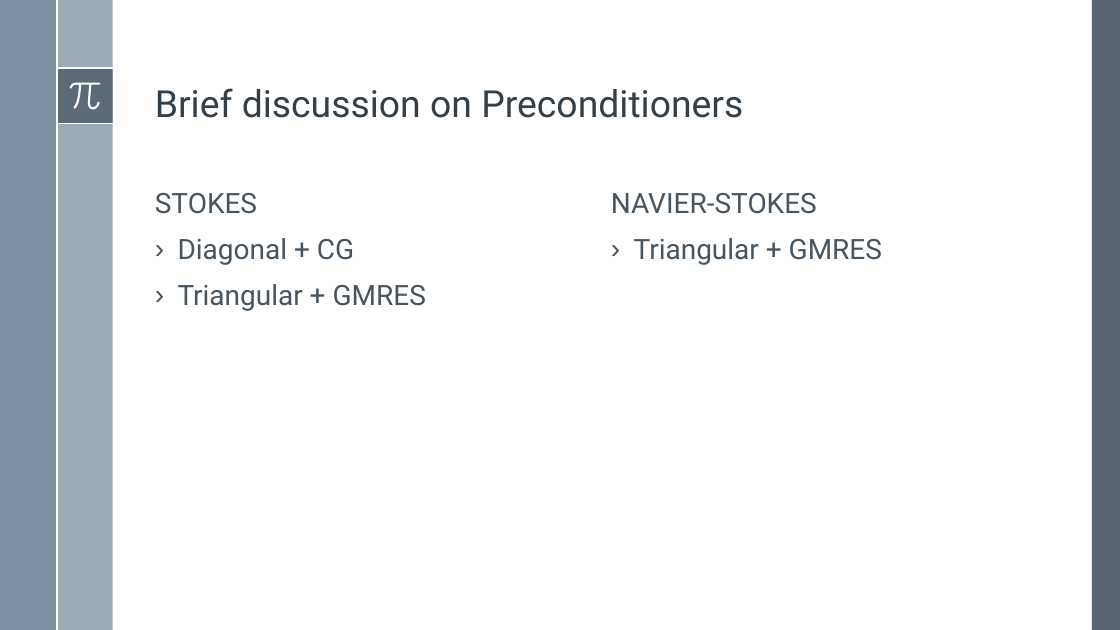
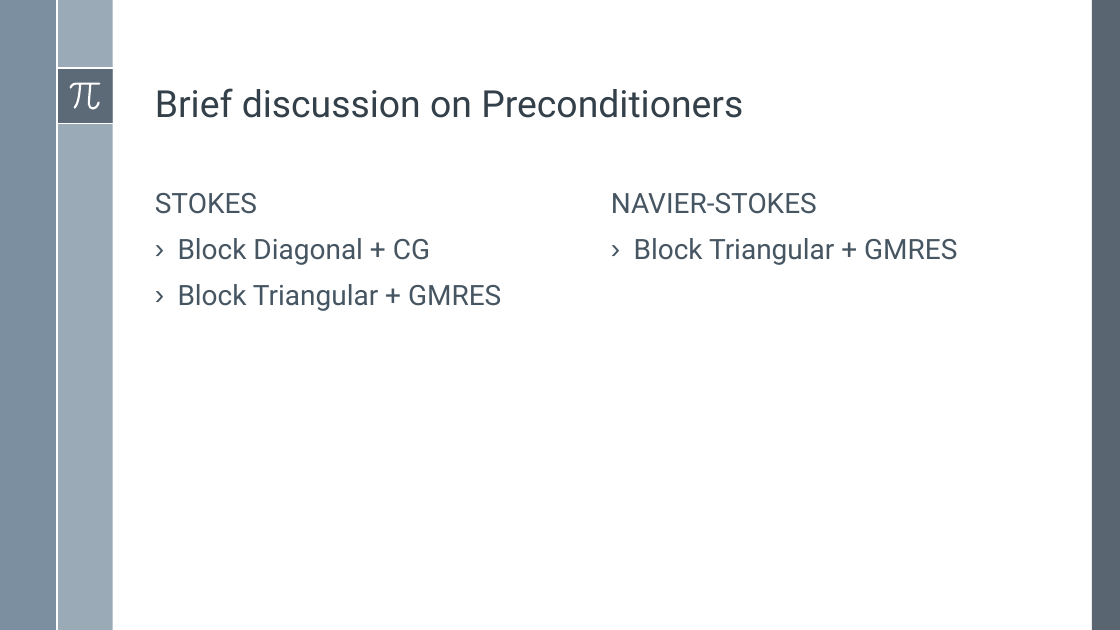
Before and after one commit to simone-fdr/navier-stokes, a slide deck: slide 20 of Presentatione_NMPDE_Navier_Stokes_temp.pptx (slide 19 before the commit). Drawn at 1120x630 pixels with LibreOffice and Linux fonts; fonts in the diff are those of the drawing. Boxes give left, top, right and bottom in pixels: in the first picture for what was removed or moved away, otherwise in the second. Text is boxed around its words. In the diff, an @@ line names an element or a change of style, - is before the commit and + after.

Commit message:
update presentation

```diff
--- a/Presentatione_NMPDE_Navier_Stokes_temp.pptx
+++ b/Presentatione_NMPDE_Navier_Stokes_temp.pptx
@@ text at <box>178,238,501,311</box>: text changed @@
-› Diagonal + CG
-› Triangular + GMRES
+› Block Diagonal + CG
+› Block Triangular + GMRES
@@ text at <box>634,238,957,265</box>: text changed @@
-› Triangular + GMRES
+› Block Triangular + GMRES
```
Also in this commit, not shown: 1 slide added.
